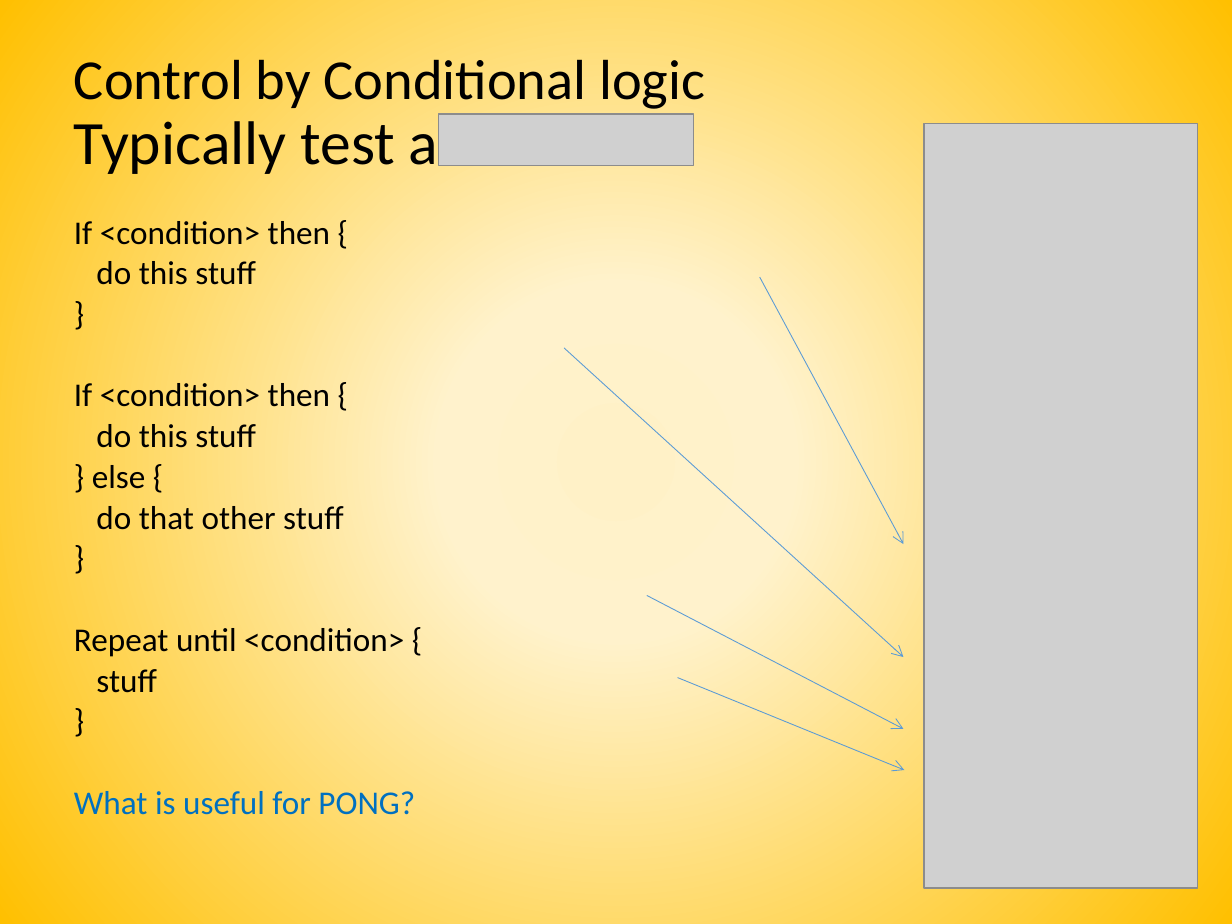
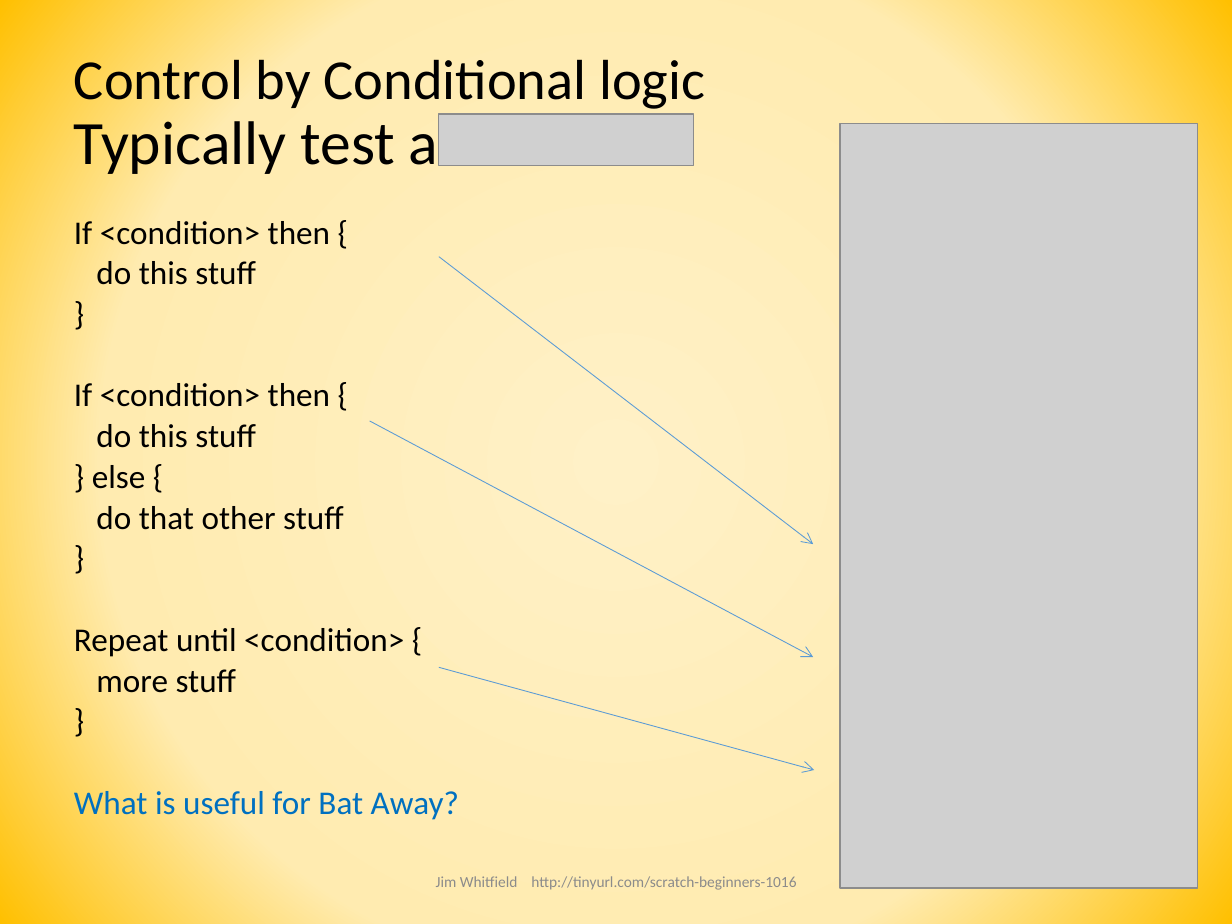
Before and after one commit to joedean/beginner-scratch, a slide deck: slide 9 of CoderDojo Beginner Scratch Session.pptx. Drawn at 1232x924 pixels with LibreOffice and Linux fonts; fonts in the diff are those of the drawing; grey boxes stand for pictures. Boxes give left, top, right and bottom in pixels: in the first picture for what was removed or moved away, otherwise in the second. Text is boxed around its words. In the diff, an @@ line names an element or a change of style, - is before the commit and + after.

```diff
--- a/CoderDojo Beginner Scratch Session.pptx
+++ b/CoderDojo Beginner Scratch Session.pptx
@@ background gradient #FFF1C7 to #FFF2CC to #FFC000 to gradient #FFF1C7 to #FFEBB0 to #FFC000 @@
@@ picture resized from (x1=924, y1=123, x2=1198, y2=888) to (x1=840, y1=123, x2=1198, y2=888) @@
@@ arrow moved from (760, 277) - (903, 545) to (439, 256) - (813, 545) @@
@@ arrow moved from (564, 347) - (903, 657) to (370, 421) - (813, 657) @@
@@ arrow removed from (647, 595) to (903, 729) @@
@@ text at (x1=96, y1=669, x2=237, y2=693): text changed @@
-stuff
+more stuff
@@ arrow moved from (678, 678) - (904, 770) to (439, 668) - (814, 770) @@
@@ text at (x1=74, y1=791, x2=459, y2=820): text changed @@
-What is useful for PONG?
+What is useful for Bat Away?
@@ text added at (x1=436, y1=876, x2=796, y2=890), 9 pt, text #8C8C8C @@
+Jim Whitfield http://tinyurl.com/scratch-beginners-1016
```
Also in this commit, not shown: 24 other slides changed.
